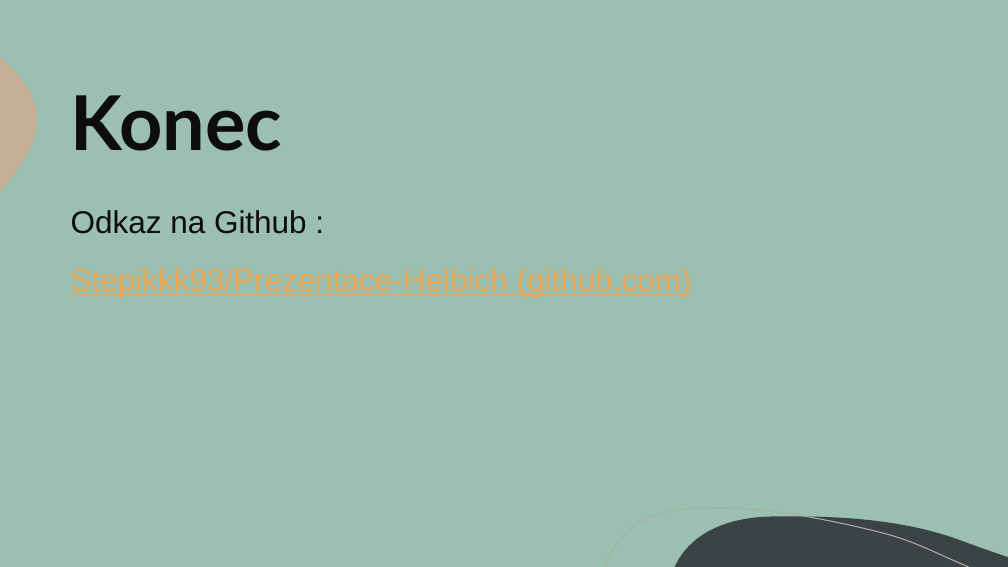
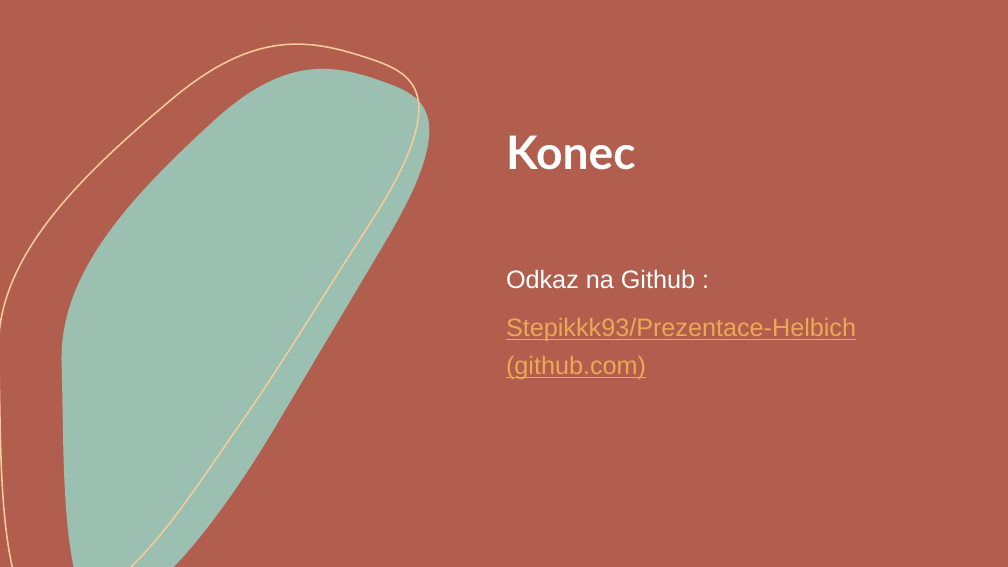
Before and after one commit to Stepikkk93/Prezentace-Helbich, a slide deck: slide 17 of Helbich - Optická vlákna.ppsx (slide 20 before the commit). Drawn at 1008x567 pixels with LibreOffice and Linux fonts; fonts in the diff are those of the drawing. Boxes give left, top, right and bottom in pixels: in the first picture for what was removed or moved away, otherwise in the second. Text is boxed around its words. In the diff, an @@ line names an element or a change of style, - is before the commit and + after.

```diff
--- a/Helbich - Optická vlákna.ppsx
+++ b/Helbich - Optická vlákna.ppsx
@@ background #9BBFB0 to #B15E4E @@
@@ rectangle added at (0, 0, 1008, 567), fill #B15E4E @@
@@ freeform shape added at (0, 44, 419, 567), outline #F4CB99 1.5 pt @@
@@ freeform shape added at (61, 69, 429, 567), fill #9BBFB0 @@
@@ title "Konec": place and size @@
-title "Konec" at (71, 95, 283, 151)
+title "Konec" at (506, 135, 635, 170)
@@ title "Konec" at (506, 135, 635, 170): size 72 to 44 pt, text colour #0D0D0D to #FFFFFF; vertical alignment middle to top @@
@@ text "Odkaz na Github :": place and size @@
-text "Odkaz na Github :" at (71, 210, 307, 234)
+text "Odkaz na Github :" at (506, 269, 856, 379)
@@ text "Odkaz na Github :" at (506, 269, 856, 379): size 30 to 24 pt; text colour #0D0D0D to #FFFFFF in "Odkaz na Github :" @@
```
Also in this commit, not shown: 1 other slide changed, 14 slides added, 17 slides removed, 1 other file.
